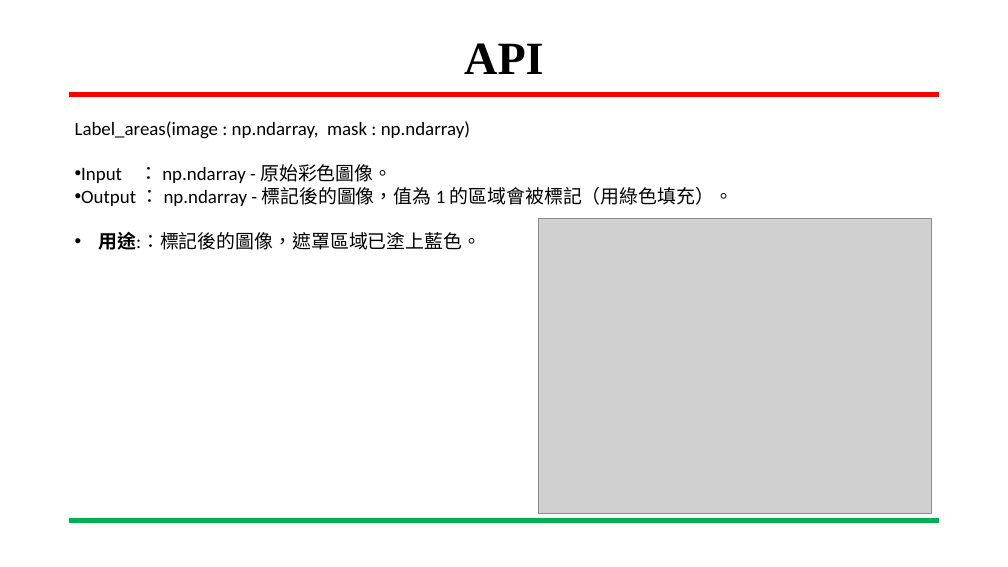
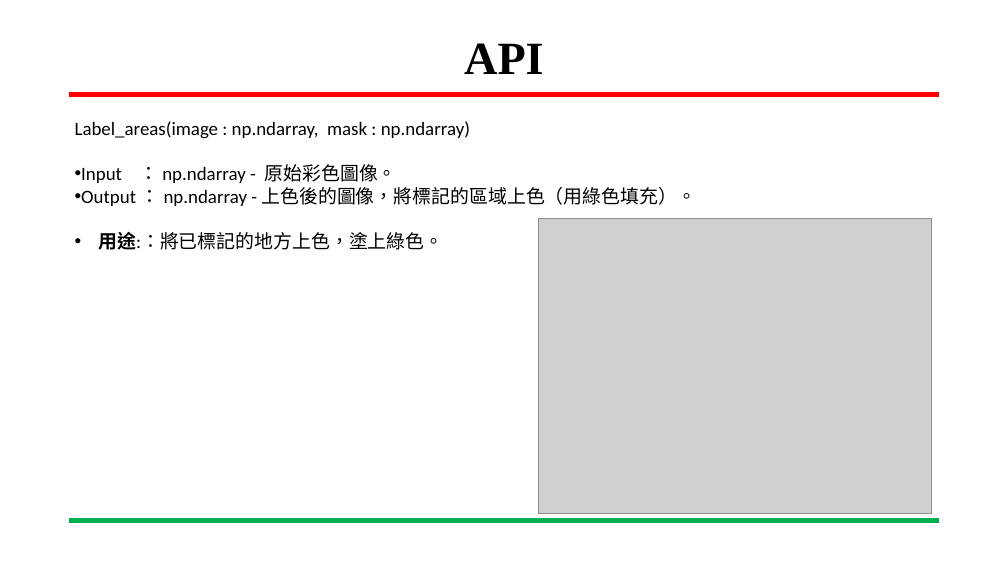
Before and after one commit to CCH147/113embedded-image, a slide deck: slide 9 of HW3/嵌入式影像處理HW2_1114.pptx. Drawn at 1008x567 pixels with LibreOffice and Linux fonts; fonts in the diff are those of the drawing; grey boxes stand for pictures; background and template pictures are left out. Boxes give left, top, right and bottom in pixels: in the first picture for what was removed or moved away, otherwise in the second. Text is boxed around its words. In the diff, an @@ line names an element or a change of style, - is before the commit and + after.

```diff
--- a/HW3/嵌入式影像處理HW2_1114.pptx
+++ b/HW3/嵌入式影像處理HW2_1114.pptx
@@ text at (81, 187, 696, 250): text changed @@
-• Output ： np.ndarray - 標記後的圖像，值為 1 的區域會被標記（用綠色填充）。
-• 用途:：標記後的圖像，遮罩區域已塗上藍色。
+• Output ： np.ndarray - 上色後的圖像，將標記的區域上色（用綠色填充）。
+• 用途:：將已標記的地方上色，塗上綠色。
```
Also in this commit, not shown: 1 other slide changed, 2 other files.
